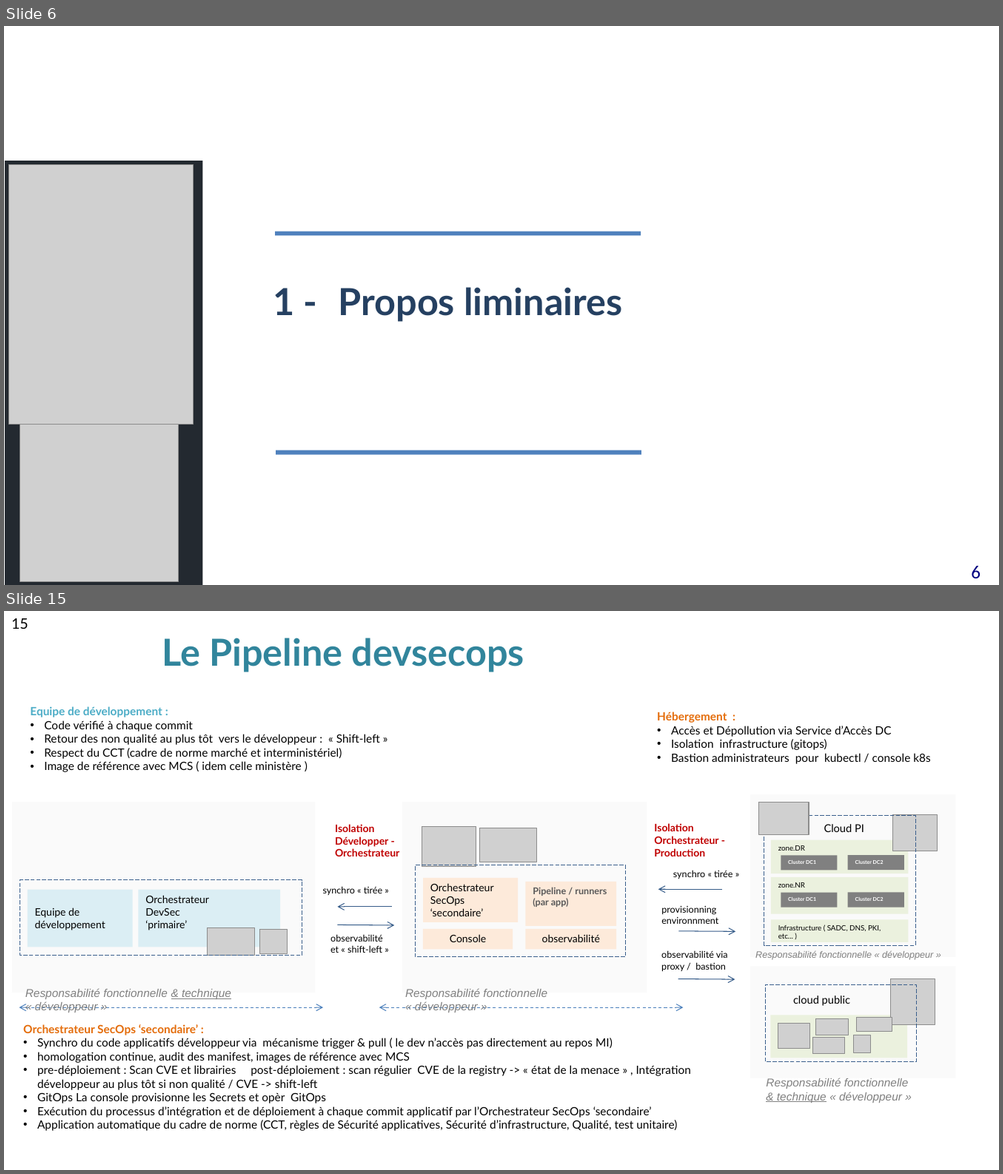
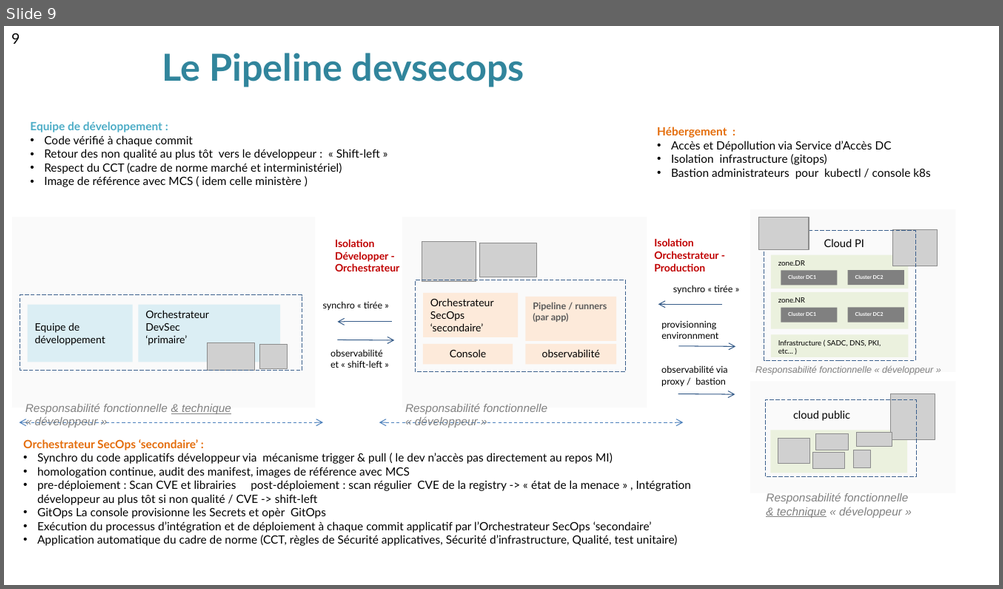
Before and after one commit to cloud-pi-native/certification, a slide deck: Depot de support collaboratif/Cloud pi native - La qualité en continue.pptx. Shown one above the other, each under a label of ours: slides 6 and 15 before the commit, slide 9 after it; the slides between them are not shown. The pictures are 1003x1174 and 1003x589 pixels, drawn with LibreOffice and Linux fonts; fonts in the diff are those of the drawing; grey boxes stand for pictures; background and template pictures are left out. Boxes give left, top, right and bottom in pixels: in the first picture for what was removed or moved away, otherwise in the second. Text is boxed around its words. In the diff, an @@ line names an element or a change of style, - is before the commit and + after.

```diff
--- a/Depot de support collaboratif/Cloud pi native - La qualité en continue.pptx
+++ b/Depot de support collaboratif/Cloud pi native - La qualité en continue.pptx
@@ slide 6 removed at (4,26,999,585), background #FFFFFF @@
@@ rectangle removed at (5,161,202,585) @@
@@ picture removed at (9,165,193,424) @@
@@ rectangle removed at (275,231,640,235) @@
@@ text removed at (273,287,622,322) @@
-1 - Propos liminaires
@@ picture removed at (20,404,179,582) @@
@@ rectangle removed at (276,451,641,455) @@
@@ page number removed at (948,553,999,585) @@
-6
@@ what was slide 15 is now slide 9 @@
@@ page number at (11,33,20,44): text changed @@
-15
+9
```
Also in this commit, not shown: 5 slides added, 16 other slides removed, 2 other files.
